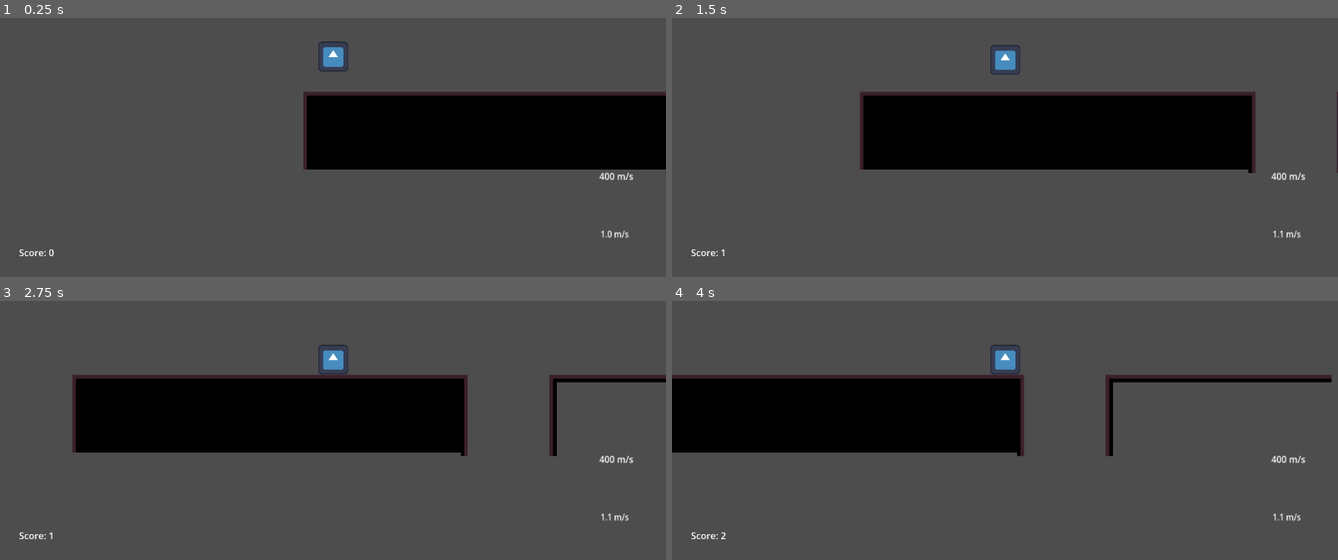
Above: before the commit, frames 1-4 (two rows, left to right).
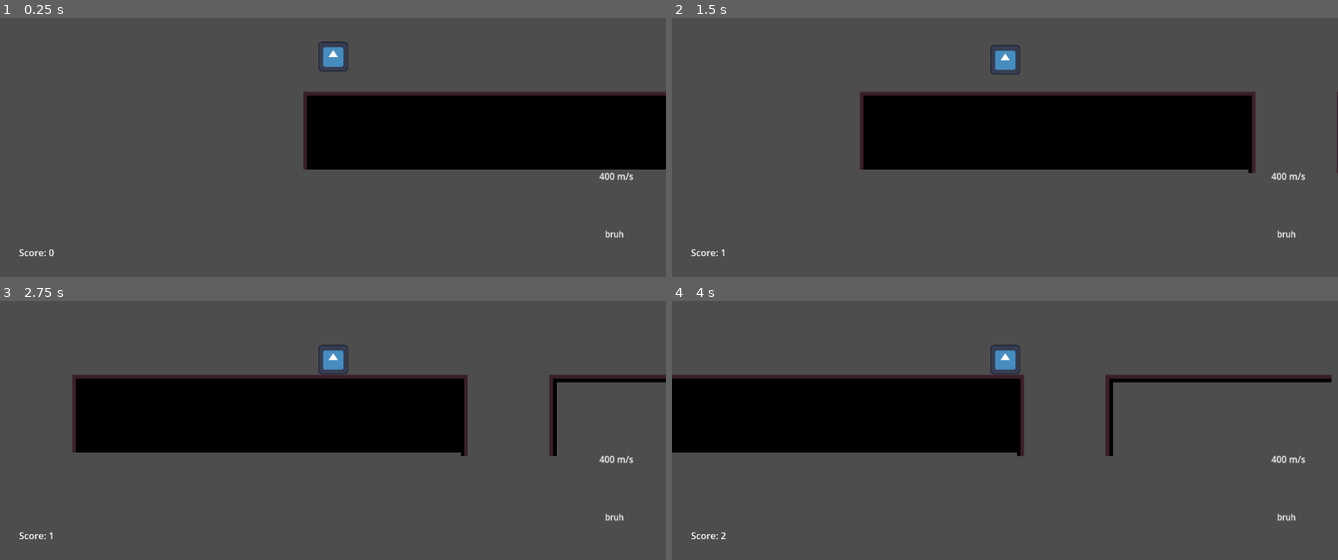
Above: after the commit, the same moments.

Repository: Oveof/gravity-ball
Game: Godot game, scene res://world/test_level/test.tscn
Same seed, same stepped clock (60 frames per second), same inputs: the game is played once before the commit and once after it. The project has no main scene, so this scene is started directly. The engine's default icon, where the game draws it, is replaced by a stand-in: a white triangle on a blue panel in a dark square.
Inputs:
- Up to frame 1 (0.25 s): no input
- Up to frame 2 (1.5 s): hold Space (activate_gravity) 0.53-1.28 s; tap Space (activate_gravity) at 1.35 s
- Up to frame 3 (2.75 s): hold Space (activate_gravity) from 2.03 s (still down)
- Up to frame 4 (4 s): release Space (activate_gravity) at 2.78 s; tap Space (activate_gravity) at 2.85 s; hold Space (activate_gravity) from 3.53 s (still down)

The runs differ from the first frame. In frame 1, less than 0.1% of the frame differs, in the area x 90-95%, y 81-85%; in frame 2, less than 0.1%; in frame 3, less than 0.1%; in frame 4, less than 0.1%.
Error after the commit: Invalid type in utility function "snapped()". Cannot convert argument 2 from float to Vector2. (res://player/scripts/hud.gd:15)

Commit message:
fix(hud): gravity is no longer vec2

Diff:
--- a/player/scripts/hud.gd
+++ b/player/scripts/hud.gd
@@ -12,7 +12,7 @@
 	var speed = get_parent().get_parent().speed;
 	var gravity = get_parent().get_parent().gravity_speed;
 	$Speed.text = str(speed) + " m/s";
-	$Gravity.text = str(snapped(gravity[1], 0.1)) + " m/s";
+	$Gravity.text = str(snapped(gravity, 0.1)) + " m/s";
 	# get_child(0).text = "test";
 	# $Label.text = "test";
 
